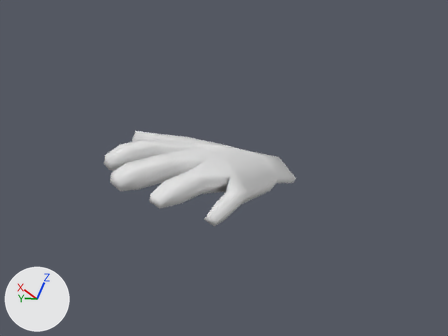
The Blender file trunk/data/blender/hand/hand.blend, before and after one commit.
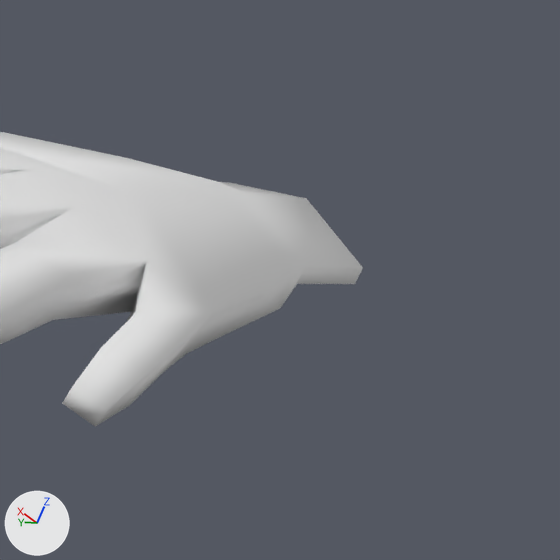
Each version is shown from the file's camera 'Camera', then close up on the part from 41% to 79% of the width and 29% to 80% of the height. Lighting does not change. The marker at lower left points along +X, +Y and +Z.
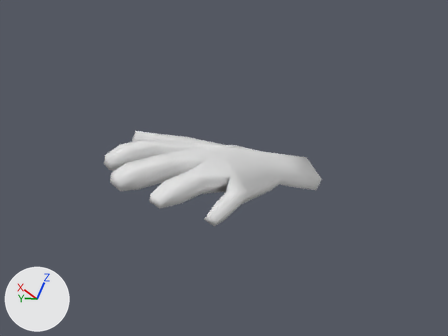
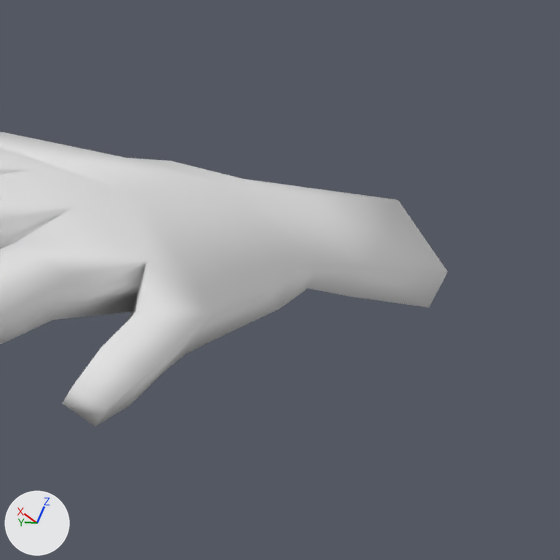
What differs and where, as boxes (x1, y1, x2, y2) in the close-ups (560 x 560 px):
```json
{"object": "Plane", "change": "reshaped", "before": [0, 132, 363, 427], "after": [0, 132, 448, 427]}
{"part": 1, "of": "me_plane", "change": "built on", "before": [220, 182, 363, 308], "after": [129, 158, 448, 308]}
```

Edits to the scene script, one JSON object a line:
```json
{"block": "me_plane", "where": "# used by ob_plane; location = (0.0, 0.0, 0.0)"}
{"op": "remove", "block": "me_plane", "code": "me_plane.from_pydata(...)  # 94 vertices, 94 faces; spans x -3.38..4.16, y -5.9..5.2, z -0.6..1.35"}
{"op": "add", "block": "me_plane", "code": "me_plane.from_pydata(...)  # 100 vertices, 102 faces; spans x -3.38..4.16, y -8.98..5.2, z -0.74..1.35"}
{"block": "me_plane", "change": "me_plane part 1"}
{"block": "me_plane", "change": "2 faces are deleted"}
{"block": "me_plane", "change": "10 vertices move from x -1.17..2.0, y -5.9..-3.9, z -0.15..1.19 to x -1.3..2.17, y -5.9..-4.09, z -0.44..1.25"}
{"block": "me_plane", "change": "6 vertices are added at (0.43, -8.94, 1.34), (0.43, -8.94, -0.74), (2.0, -8.89, 0.69), (-1.14, -8.98, 0.65), (-1.14, -8.98, -0.12), (2.0, -8.89, -0.17)"}
{"block": "me_plane", "change": "8 new faces join them"}
```
